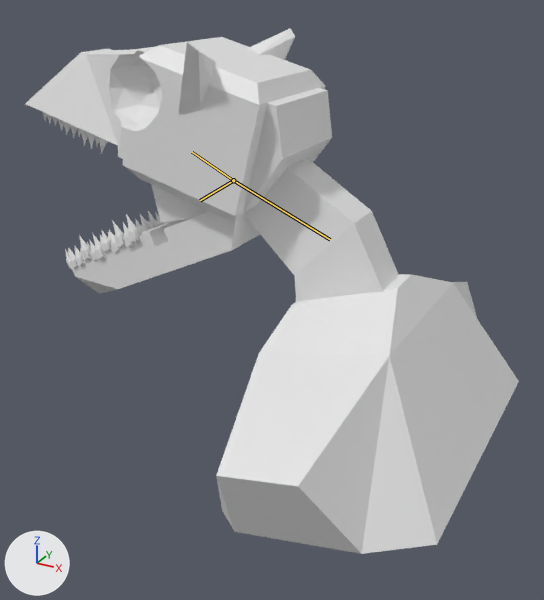
The Blender file CatDeity.blend, before and after one commit.
Before and after are seen from a camera (50 mm lens) standing at (15.7, -33.3, 51.7) and looking at (0.0, -4.9, 37.4). Arrows for +X, +Y and +Z are at lower left; the lights stay in place. The picture after the commit comes second. Both versions are drawn at the pose saved in each file; the numbers are the values there. The bones that bend it are drawn over the model as lines.

Objects in the first picture: 'Chest&Neck', 'Lower Skull', 'UpperSkull'.
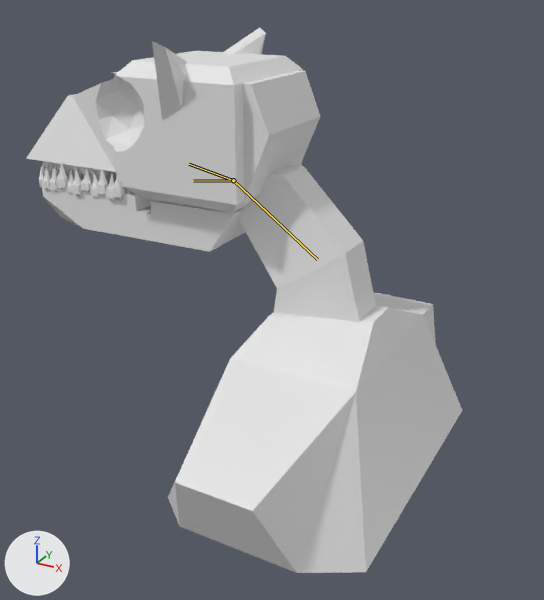
Location of each change, (x1, y1, x2, y2) in pixels of the pictures (544 x 600 px):
'Chest&Neck', posed (17% narrower): before (151, 159, 519, 554); after (155, 164, 462, 573)
'UpperSkull', posed: before (25, 28, 332, 220); after (26, 28, 320, 213)
'Lower Skull', posed: before (65, 211, 260, 294); after (39, 161, 245, 252)
bone 'Bone', root to tip: before (233, 180) to (192, 152); after (233, 180) to (189, 164)
bone 'Bone.001', root to tip: before (233, 180) to (200, 200); after (233, 180) to (193, 181)
bone 'Bone.002', root to tip: before (233, 180) to (330, 239); after (233, 180) to (317, 259)

The edits, one by one:
Bone 'Bone' (bone_bone) turns from (0, 0, -15) to (0, 0, 0) degrees about its own x, y and z.
Bone 'Bone.001' (bone_bone_001) turns from (-25, 1, 1) to (0, 0, 0) degrees about its own x, y and z.
Bone 'Bone.002' (bone_bone_002) turns from (13, 0, 0) to (0, 0, 0) degrees about its own x, y and z.
